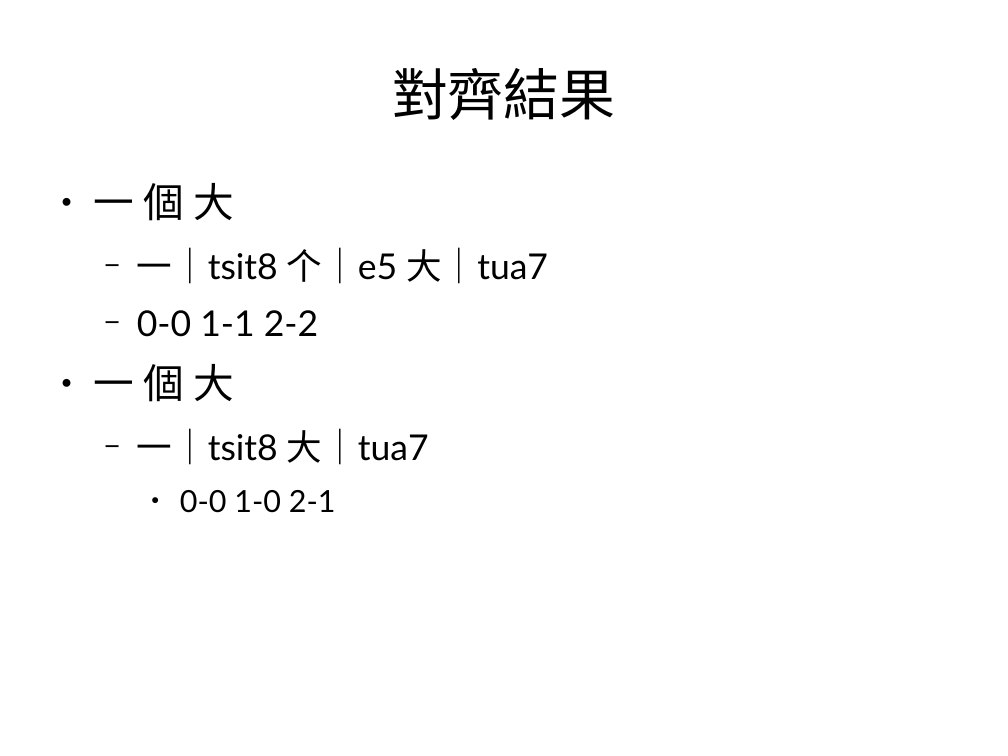
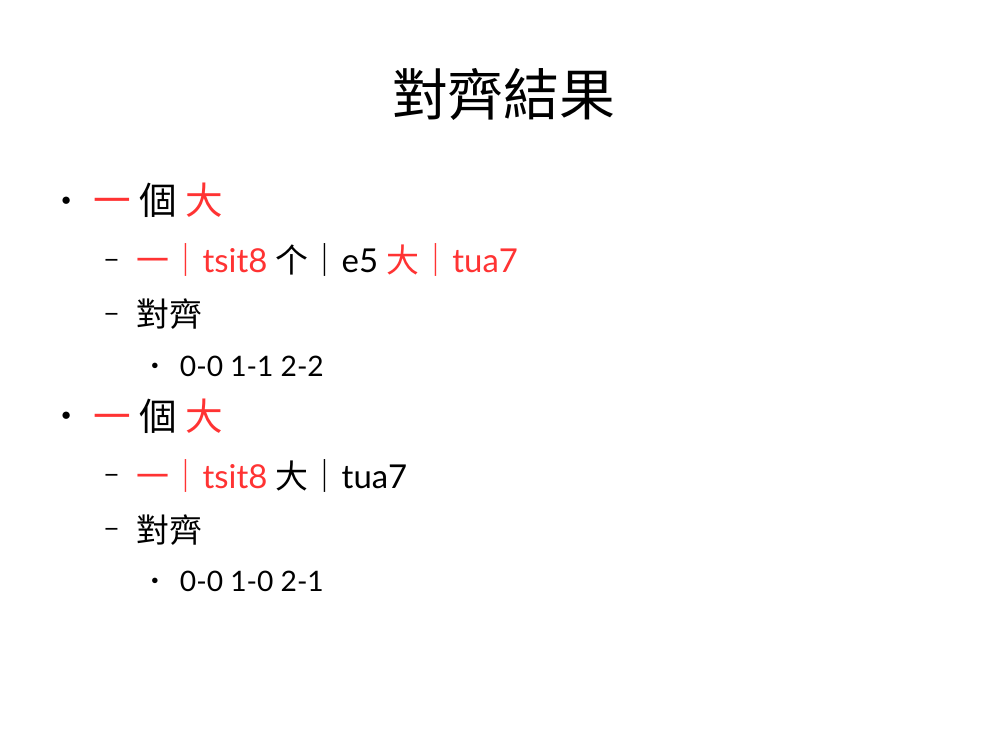
Before and after one commit to sih4sing5hong5/po3-ko3_tau5-iann2-phinn3, a slide deck: slide 12 of 翻譯報告.odp (slide 17 before the commit). Drawn at 1008x756 pixels with LibreOffice and Linux fonts; fonts in the diff are those of the drawing. Boxes give left, top, right and bottom in pixels: in the first picture for what was removed or moved away, otherwise in the second. Text is boxed around its words. In the diff, an @@ line names an element or a change of style, - is before the commit and + after.

```diff
--- a/翻譯報告.odp
+++ b/翻譯報告.odp
@@ text at bbox=[94, 182, 518, 592]: size 32 to 29.6 pt in "一 個 大", "一 個 大"; text colour #000000 to #FF3333 in "一 大", "一｜tsit8 大｜tua7", "一 大", "一｜tsit8"; size 28 to 25.9 pt in "一｜tsit8 个｜e5 大｜tua7", "一｜tsit8 大｜tua7"; size 28 to 22.2 pt in "0-0 1-1 2-2"; size 24 to 22.2 pt in "0-0 1-0 2-1"; bullet − to ●; list level 2 to 3 in "0-0 1-1 2-2" @@
@@ text at bbox=[137, 298, 203, 329]: paragraph added @@
+  − 對齊
@@ text at bbox=[137, 514, 203, 545]: paragraph added @@
+  − 對齊
```
Also in this commit, not shown: 5 other slides changed, 5 slides added, 2 slides removed.
